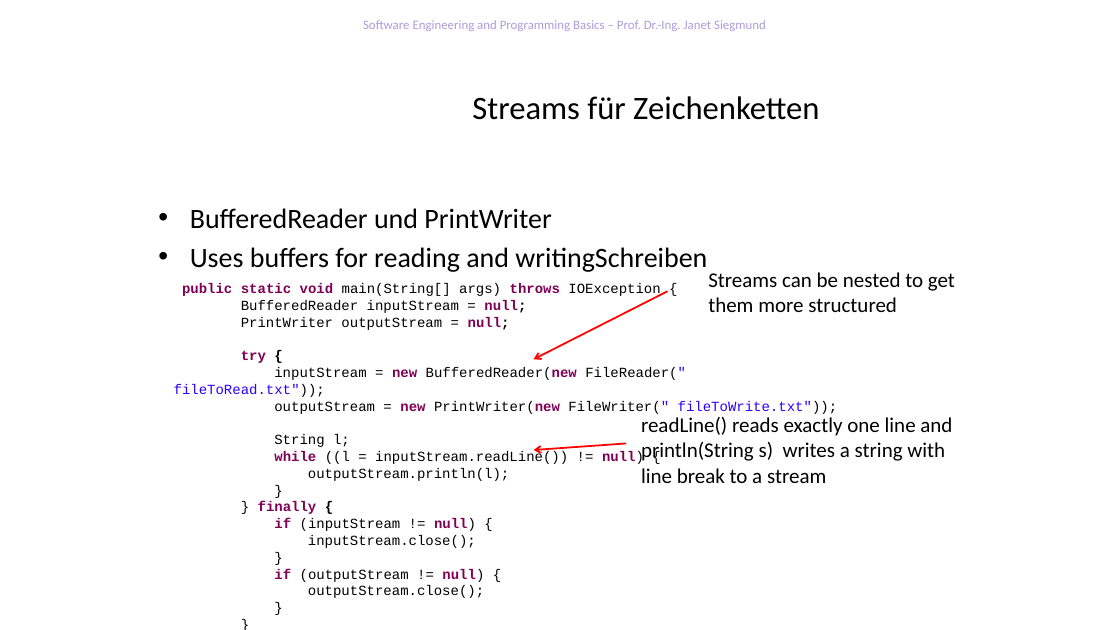
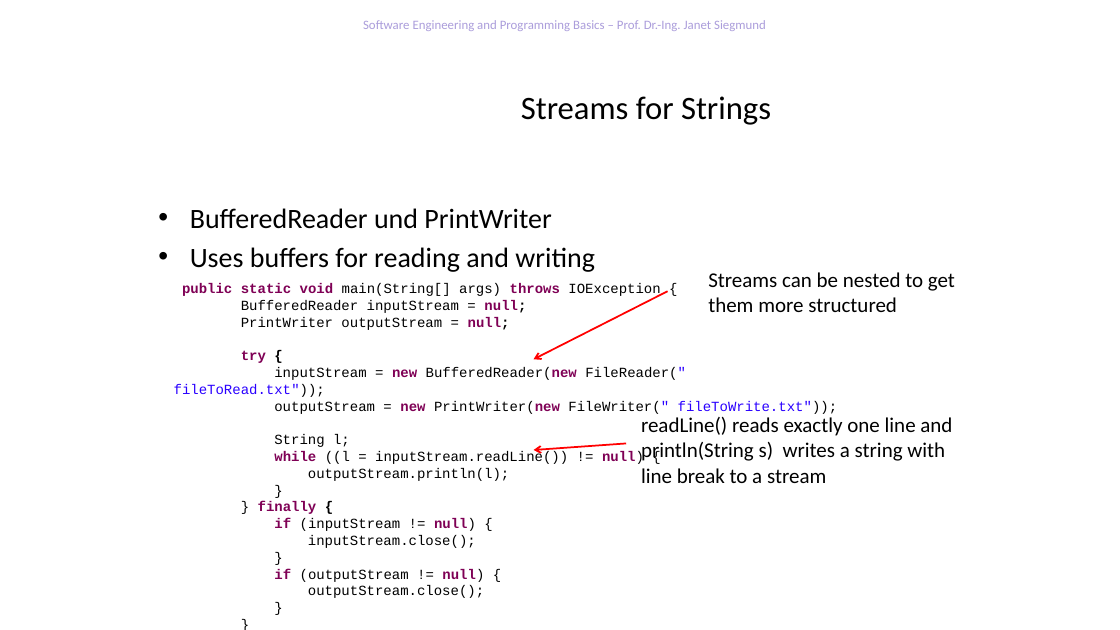
Before and after one commit to feigensp/lehre, a slide deck: slide 56 of se_prog/slides/10_ExceptionsDebugging.pptx. Drawn at 1120x630 pixels with LibreOffice and Linux fonts; fonts in the diff are those of the drawing; background and template pictures are left out. Boxes give left, top, right and bottom in pixels: in the first picture for what was removed or moved away, otherwise in the second. Text is boxed around its words. In the diff, an @@ line names an element or a change of style, - is before the commit and + after.

```diff
--- a/se_prog/slides/10_ExceptionsDebugging.pptx
+++ b/se_prog/slides/10_ExceptionsDebugging.pptx
@@ title at [521,96,771,125]: text changed @@
-Streams für Zeichenketten
+Streams for Strings
@@ text at [190,247,595,272]: text changed @@
-• Uses buffers for reading and writingSchreiben
+• Uses buffers for reading and writing
```
Also in this commit, not shown: 3 other slides changed, 1 slide added, 1 slide removed, 1 other file.
